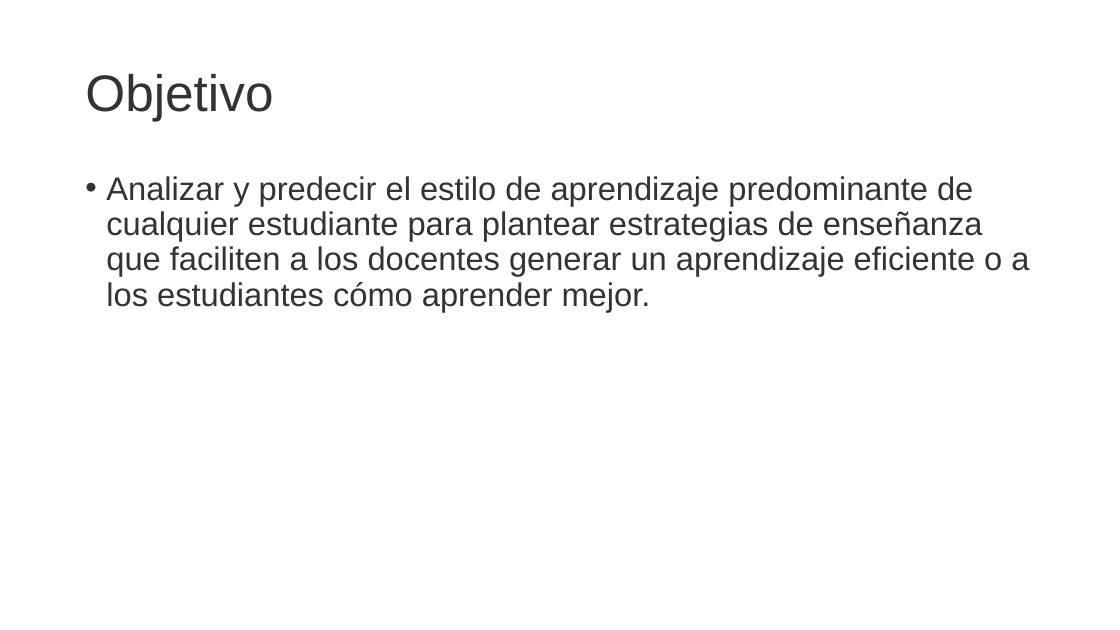
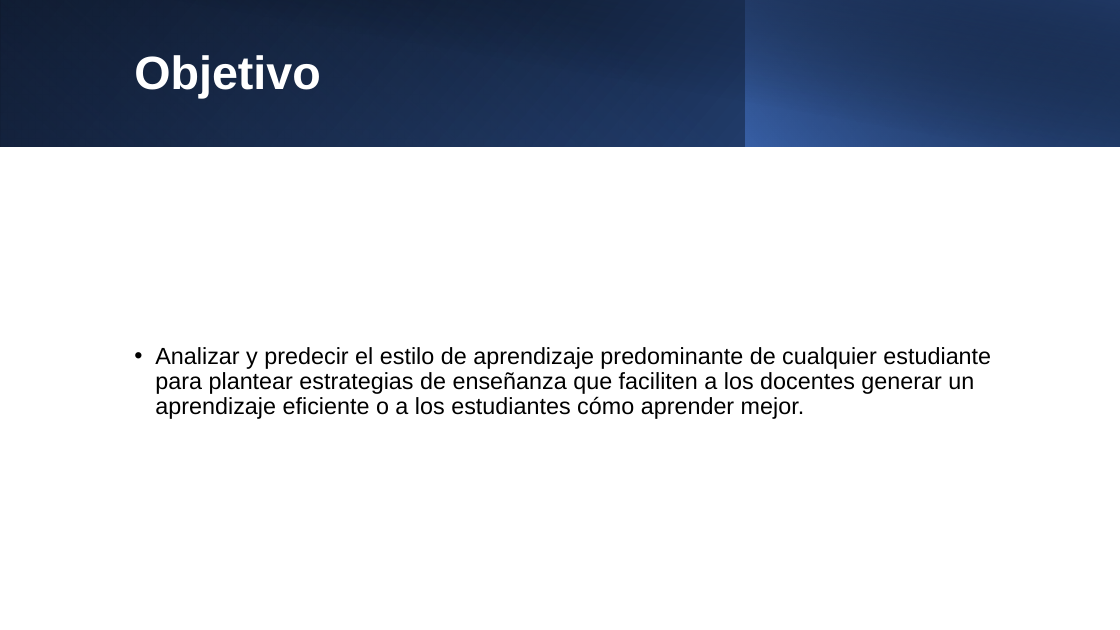
Before and after one commit to team-verde-mx/estilosdeaprendizaje, a slide deck: slide 7 of Demo.pptx (slide 4 before the commit). Drawn at 1120x630 pixels with LibreOffice and Linux fonts; fonts in the diff are those of the drawing; background and template pictures are left out. Boxes give left, top, right and bottom in pixels: in the first picture for what was removed or moved away, otherwise in the second. Text is boxed around its words. In the diff, an @@ line names an element or a change of style, - is before the commit and + after.

```diff
--- a/Demo.pptx
+++ b/Demo.pptx
@@ rectangle added at (0, 0, 1120, 146), fill gradient #000000 to #2F5597 @@
@@ rectangle added at (0, 0, 746, 146), fill gradient #4472C4 to #203864 @@
@@ rectangle added at (42, 0, 1120, 147), fill gradient #000000 to #203864 @@
@@ title "Objetivo": place and size @@
-title "Objetivo" at (85, 74, 273, 121)
+title "Objetivo" at (134, 55, 320, 98)
@@ title "Objetivo" at (134, 55, 320, 98): size 44 to 40 pt, text colour #333333 to #FFFFFF, bold on @@
@@ rectangle added at (745, 0, 1120, 146), fill gradient #4472C4 to #000000 @@
@@ text "Analizar y predecir el estilo ...": place and size @@
-text "Analizar y predecir el estilo ..." at (106, 176, 1029, 311)
+text "Analizar y predecir el estilo ..." at (155, 347, 991, 419)
@@ text "Analizar y predecir el estilo ..." at (155, 347, 991, 419): size 28 to 20 pt, text colour #333333 to #000000; vertical alignment top to middle @@
```
Also in this commit, not shown: 5 other slides changed, 9 slides added, 6 slides removed, 2 other files.
